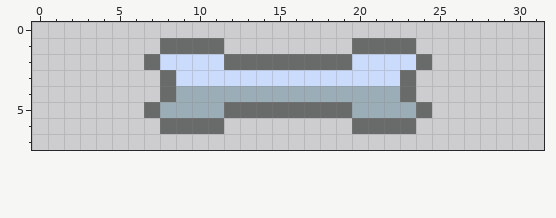
One commit to this pixel-art file: spike-shield-remastered/Assets/shield.aseprite. That is the earlier state.
32x8 pixels, 1 frame.
Now the later version:
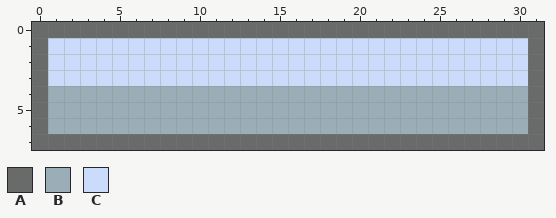
Palette (. is transparent): A #696a6a  B #9badb7  C #cbdbfc
Changes in this commit:
y 0: x 0..31 ................................ -> AAAAAAAAAAAAAAAAAAAAAAAAAAAAAAAA
y 1: x 0..31 ........AAAA........AAAA........ -> ACCCCCCCCCCCCCCCCCCCCCCCCCCCCCCA
y 2: x 0..7 .......A -> ACCCCCCC; x 12..19 AAAAAAAA -> CCCCCCCC; x 24..31 A....... -> CCCCCCCA
y 3: x 0..8 ........A -> ACCCCCCCC; x 23..31 A........ -> CCCCCCCCA
y 4: x 0..8 ........A -> ABBBBBBBB; x 23..31 A........ -> BBBBBBBBA
y 5: x 0..7 .......A -> ABBBBBBB; x 12..19 AAAAAAAA -> BBBBBBBB; x 24..31 A....... -> BBBBBBBA
y 6: x 0..31 ........AAAA........AAAA........ -> ABBBBBBBBBBBBBBBBBBBBBBBBBBBBBBA
y 7: x 0..31 ................................ -> AAAAAAAAAAAAAAAAAAAAAAAAAAAAAAAA
Boxes around the changes in both pictures, in picture pixels (x1, y1, x2, y2):
changed: (32, 22, 544, 150)
